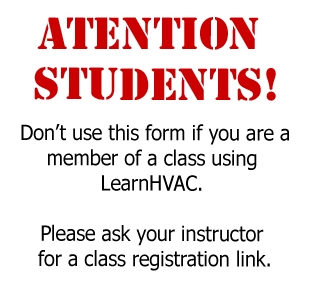
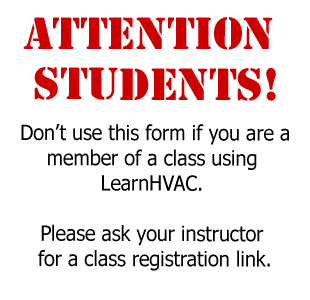
The second 310x300 image is a revision of the first. Changes to its layers:
renamed "Atention Students!" to "AtTention Students!", painted on it over [23, 17, 273, 50]
